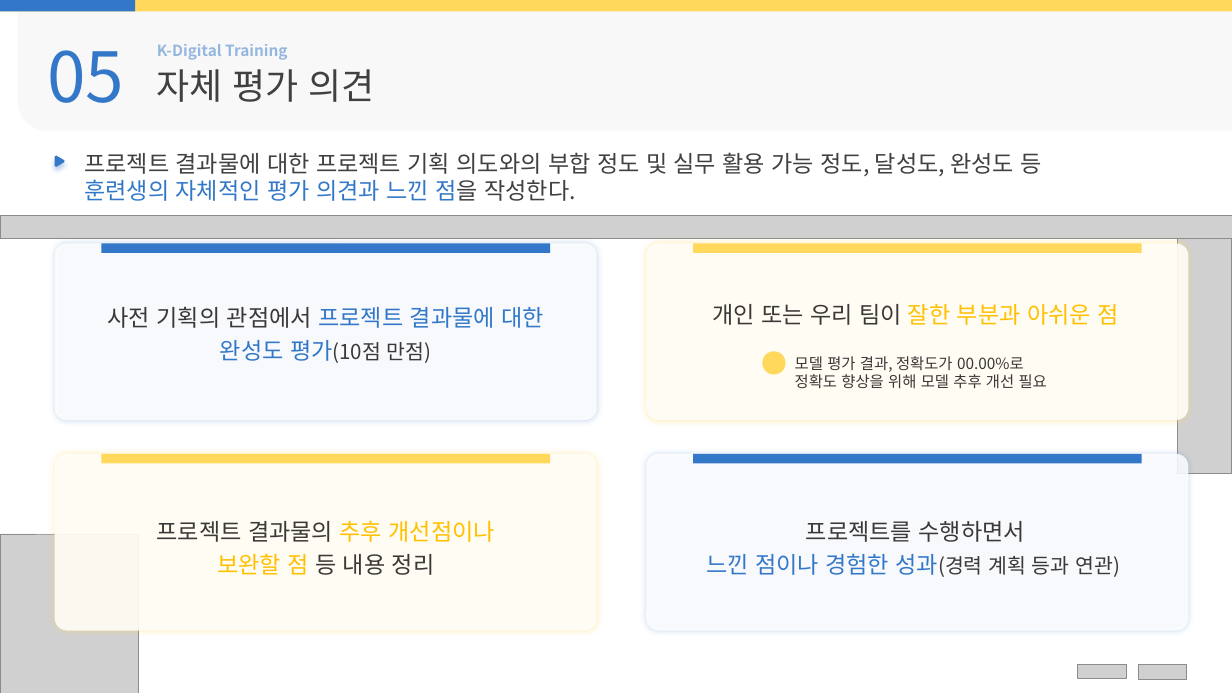
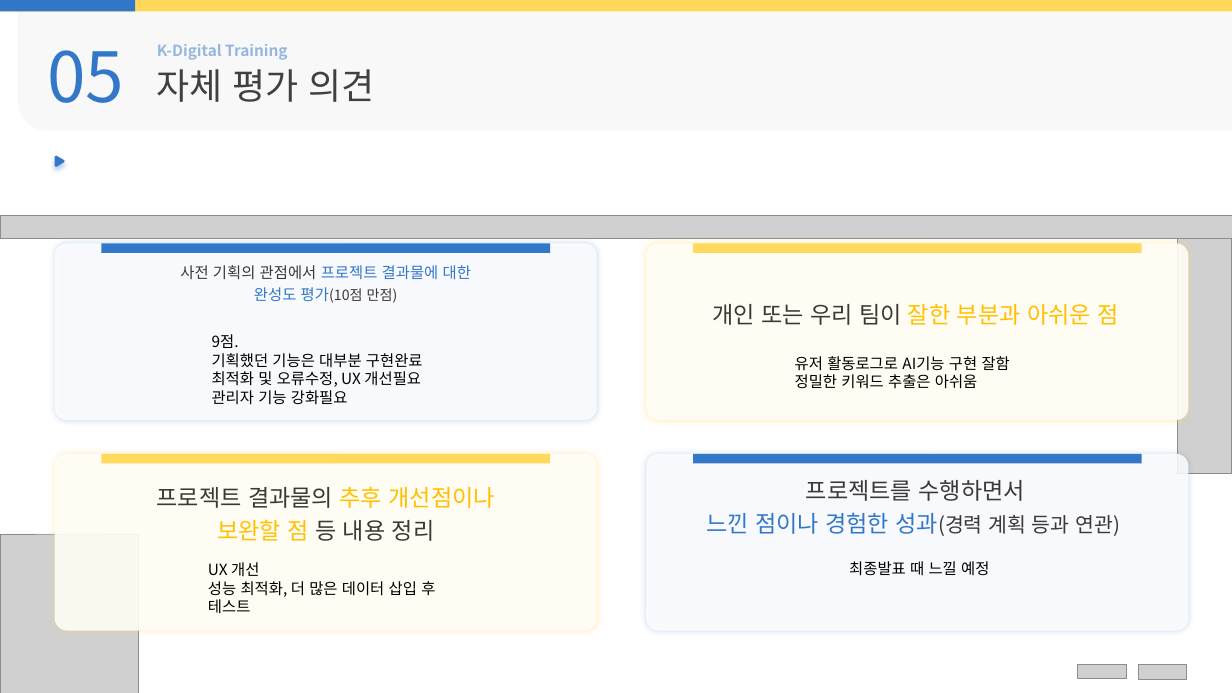
Before and after one commit to ekaxoddltka-source/flaskproject, a slide deck: slide 21 of html변환전/ppt/01.중간발표양식.pptx (slide 9 before the commit). Drawn at 1232x693 pixels with LibreOffice and Linux fonts; fonts in the diff are those of the drawing; grey boxes stand for pictures; background and template pictures are left out. Boxes give left, top, right and bottom in pixels: in the first picture for what was removed or moved away, otherwise in the second. Text is boxed around its words. In the diff, an @@ line names an element or a change of style, - is before the commit and + after.

Commit message:
ppt 작성완료

```diff
--- a/html변환전/ppt/01.중간발표양식.pptx
+++ b/html변환전/ppt/01.중간발표양식.pptx
@@ text removed at (84,152,1041,201) @@
-프로젝트 결과물에 대한 프로젝트 기획 의도와의 부합 정도 및 실무 활용 가능 정도, 달성도, 완성도 등
-훈련생의 자체적인 평가 의견과 느낀 점을 작성한다.
@@ text "사전 기획의 관점에서 프로젝트 결과물에 ...": place and size @@
-text "사전 기획의 관점에서 프로젝트 결과물에 ..." at (108,306,544,363)
+text "사전 기획의 관점에서 프로젝트 결과물에 ..." at (180,265,471,303)
@@ text "사전 기획의 관점에서 프로젝트 결과물에 ..." at (180,265,471,303): size 18 to 12 pt in "사전 기획의 관점에서 프로젝트 결과물에 대한 완성도 ..."; size 16 to 11 pt in "평가(10점 만점)" @@
@@ text added at (212,334,423,405), 12 pt, text #000000 @@
+9점.
+기획했던 기능은 대부분 구현완료
+최적화 및 오류수정, UX 개선필요
+관리자 기능 강화필요
@@ ellipse removed at (762,351,786,374) @@
-예
@@ text at (795,356,1010,389): text changed; text colour #3B3838 to #000000 @@
-모델 평가 결과, 정확도가 00.00%로
-정확도 향상을 위해 모델 추후 개선 필요
+유저 활동로그로 AI기능 구현 잘함
+정밀한 키워드 추출은 아쉬움
@@ text "프로젝트 결과물의 추후 개선점이나 보완할 ...": place and size @@
-text "프로젝트 결과물의 추후 개선점이나 보완할 ..." at (157,520,495,575)
+text "프로젝트 결과물의 추후 개선점이나 보완할 ..." at (157,486,495,541)
@@ text "프로젝트를 수행하면서 느낀 점이나 경험한 ...": place and size @@
-text "프로젝트를 수행하면서 느낀 점이나 경험한 ..." at (706,521,1120,577)
+text "프로젝트를 수행하면서 느낀 점이나 경험한 ..." at (706,480,1120,536)
@@ text added at (208,562,435,614), 12 pt, text #000000 @@
+UX 개선
+성능 최적화, 더 많은 데이터 삽입 후 테스트
@@ text added at (849,561,989,576), 12 pt, text #000000 @@
+최종발표 때 느낄 예정
```
Also in this commit, not shown: 2 other slides changed, 12 slides added, 2 other files.
